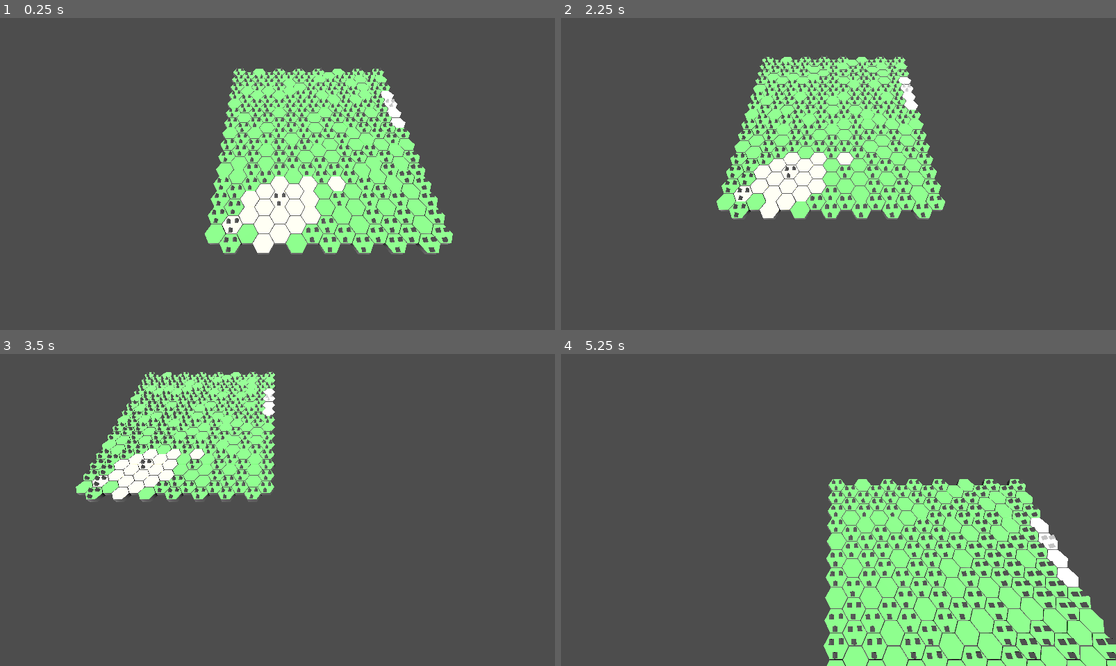
Above: before the commit, frames 1-4 (two rows, left to right).
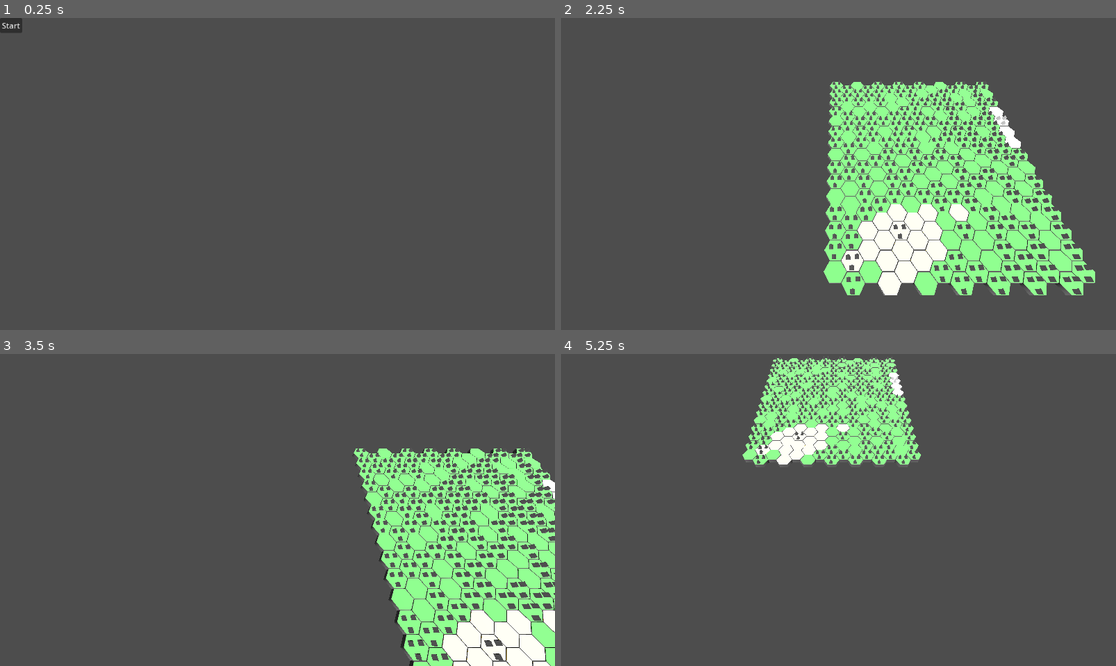
Above: after the commit, the same moments.

Repository: STORM-33/elemental-conquest
Game: Godot game, scene res://scenes/main_menu/main_menu.tscn
Same seed, same stepped clock (60 frames per second), same inputs: the game is played once before the commit and once after it. Before the commit the project starts from res://scenes/main.tscn.
Inputs (mouse positions are in pixels of both pictures, inside the frame that each line leads up to):
- Up to frame 1 (0.25 s): no input
- Up to frame 2 (2.25 s): click (572, 24) at 0.5 s, where only the run after the commit has a clickable "Start"; tap Enter at 1.25 s; move the mouse to (960, 158) at 1.27 s; click (960, 158) at 1.42 s; tap Space at 2 s; drag from (727, 189) to (810, 236) at 2.02 s
- Up to frame 3 (3.5 s): tap Enter at 2.75 s; move the mouse to (333, 441) at 2.77 s; click (333, 441) at 2.92 s
- Up to frame 4 (5.25 s): tap Space at 3.5, 5 s; drag from (810, 572) to (672, 463) at 3.52 s; tap Enter at 4.25 s; move the mouse to (1005, 556) at 4.27 s; click (1005, 556) at 4.42 s; drag from (672, 463) to (755, 432) at 5.02 s

The runs differ from the first frame. In frame 1, 17% of the frame differs, in the area x 0-82%, y 0-76%; in frame 2, 26%; in frame 3, 27%; in frame 4, 29%, in the area x 32-100%, y 0-100%.

Commit message:
files

Diff:
--- a/project.godot
+++ b/project.godot
@@ -11,7 +11,7 @@
 [application]
 
 config/name="elemental-conquest-"
-run/main_scene="uid://80o7b56huhqa"
+run/main_scene="uid://b88kegyrexu4p"
 config/features=PackedStringArray("4.4", "Mobile")
 config/icon="res://icon.svg"
 
--- a/scenes/camera_3d.gd
+++ b/scenes/camera_3d.gd
@@ -4,8 +4,13 @@
 func _input(event):
 	if event is InputEventScreenDrag:
 		var rel = event.relative
-		global_position += Vector3(rel.x, 0, rel.y)*sensitivity
+		global_translate(Vector3(-rel.x, 0, -rel.y)*sensitivity)
 	elif event is InputEventMagnifyGesture:
 		var zoom_factor = event.factor
 		var zoom_amount = (1.0 - zoom_factor)
 		global_translate(Vector3(0, 0, zoom_amount))
+	elif event is InputEventMouseButton:
+		if event.button_index == MOUSE_BUTTON_WHEEL_UP:
+			global_translate(Vector3(0, -0.25, 0))
+		elif event.button_index == MOUSE_BUTTON_WHEEL_DOWN:
+			global_translate(Vector3(0, 0.25, 0))
--- /dev/null
+++ b/scenes/main_menu/main_menu.gd
@@ -0,0 +1,5 @@
+extends Control
+
+
+func _on_button_button_down() -> void:
+	get_tree().change_scene_to_file("res://scenes/map_gen/map_gen.tscn")
--- /dev/null
+++ b/scenes/main_menu/main_menu.tscn
@@ -0,0 +1,23 @@
+[gd_scene load_steps=2 format=3 uid="uid://b88kegyrexu4p"]
+
+[ext_resource type="Script" uid="uid://cj4q8em8v6xc7" path="res://scenes/main_menu/main_menu.gd" id="1_fsom3"]
+
+[node name="MainMenu" type="Control"]
+layout_mode = 3
+anchors_preset = 15
+anchor_right = 1.0
+anchor_bottom = 1.0
+grow_horizontal = 2
+grow_vertical = 2
+script = ExtResource("1_fsom3")
+
+[node name="VBoxContainer" type="VBoxContainer" parent="."]
+layout_mode = 0
+offset_right = 40.0
+offset_bottom = 40.0
+
+[node name="StartButton" type="Button" parent="VBoxContainer"]
+layout_mode = 2
+text = "Start"
+
+[connection signal="button_down" from="VBoxContainer/StartButton" to="." method="_on_button_button_down"]
--- a/scenes/forest_deco.tscn
+++ b/scenes/map_gen/forest_deco.tscn
@@ -1,7 +1,7 @@
 [gd_scene load_steps=3 format=3 uid="uid://grmuk28pqgrq"]
 
-[ext_resource type="PrismMesh" uid="uid://d15edg0w1858m" path="res://scenes/prism.tres" id="1_5a7sv"]
-[ext_resource type="Script" uid="uid://dssc3b2aphu5u" path="res://scenes/forest_deco.gd" id="1_gv6v2"]
+[ext_resource type="PrismMesh" uid="uid://d15edg0w1858m" path="res://scenes/map_gen/prism.tres" id="1_5a7sv"]
+[ext_resource type="Script" uid="uid://dssc3b2aphu5u" path="res://scenes/map_gen/forest_deco.gd" id="1_gv6v2"]
 
 [node name="ForestDeco" type="Node3D"]
 script = ExtResource("1_gv6v2")
--- a/scenes/hex_tile.tscn
+++ b/scenes/map_gen/hex_tile.tscn
@@ -1,7 +1,7 @@
 [gd_scene load_steps=7 format=3 uid="uid://b4q1sgtkxb4xg"]
 
-[ext_resource type="Script" uid="uid://cj05vpf2puggc" path="res://scenes/hex_tile.gd" id="1_xon6g"]
-[ext_resource type="PackedScene" uid="uid://grmuk28pqgrq" path="res://scenes/forest_deco.tscn" id="2_8oknp"]
+[ext_resource type="Script" uid="uid://cj05vpf2puggc" path="res://scenes/map_gen/hex_tile.gd" id="1_xon6g"]
+[ext_resource type="PackedScene" uid="uid://grmuk28pqgrq" path="res://scenes/map_gen/forest_deco.tscn" id="2_8oknp"]
 
 [sub_resource type="StandardMaterial3D" id="StandardMaterial3D_7itk4"]
 transparency = 1
--- a/scenes/main.gd
+++ b/scenes/map_gen/map_gen.gd
@@ -1,6 +1,6 @@
 extends Node3D
 
-const TILE_SCENE = preload("res://scenes/hex_tile.tscn")
+const TILE_SCENE = preload("res://scenes/map_gen/hex_tile.tscn")
 
 const M := 0.6
 const X_OFFSET := 1.732 * M
--- a/scenes/main.tscn
+++ b/scenes/map_gen/map_gen.tscn
@@ -1,14 +1,14 @@
 [gd_scene load_steps=3 format=3 uid="uid://80o7b56huhqa"]
 
-[ext_resource type="Script" uid="uid://bvxli1hufeelq" path="res://scenes/main.gd" id="1_o5qli"]
-[ext_resource type="Script" uid="uid://b68w3oo0s7bpg" path="res://scenes/camera_3d.gd" id="2_0wfyh"]
+[ext_resource type="Script" uid="uid://bvxli1hufeelq" path="res://scenes/map_gen/map_gen.gd" id="1_2it1h"]
+[ext_resource type="Script" uid="uid://b68w3oo0s7bpg" path="res://scenes/camera_3d.gd" id="2_rotab"]
 
 [node name="Main" type="Node3D"]
-script = ExtResource("1_o5qli")
+script = ExtResource("1_2it1h")
 
 [node name="MainCamera" type="Camera3D" parent="."]
 transform = Transform3D(1, 0, 0, 0, 0.5, 0.866025, 0, -0.866025, 0.5, 3, 10, 15)
-script = ExtResource("2_0wfyh")
+script = ExtResource("2_rotab")
 
 [node name="DirectionalLight3D" type="DirectionalLight3D" parent="."]
 transform = Transform3D(-0.0267872, -0.798257, -0.601721, 0.0355014, -0.602317, 0.797467, -0.999011, -3.73116e-08, 0.0444737, -18.6671, 16.2104, 0.878454)
Not shown, added: scenes/main_menu/main_menu.gd.uid
Renamed: scenes/forest_deco.gd -> scenes/map_gen/forest_deco.gd
Renamed: scenes/forest_deco.gd.uid -> scenes/map_gen/forest_deco.gd.uid
Renamed: scenes/hex_tile.gd -> scenes/map_gen/hex_tile.gd
Renamed: scenes/hex_tile.gd.uid -> scenes/map_gen/hex_tile.gd.uid
Renamed: scenes/main.gd.uid -> scenes/map_gen/map_gen.gd.uid
Renamed: scenes/prism.tres -> scenes/map_gen/prism.tres
Not shown, added: GameDoc.md
